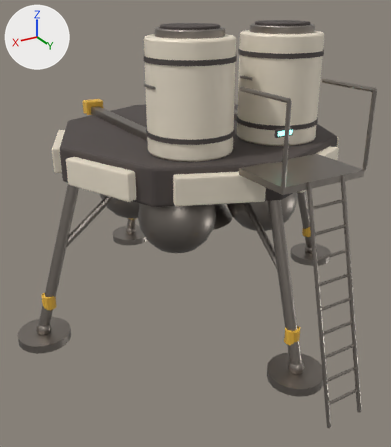
A saved change to the glTF model models/building_lander.glb.
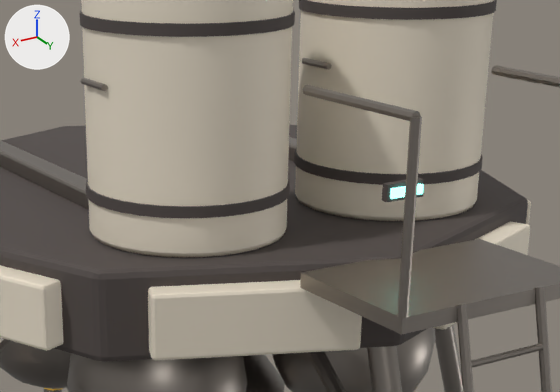
Each version is shown whole from a camera (50 mm lens) standing at (4.16, 6.94, 4.75) and looking at (0.27, 0.45, 1.51), then close up on the part from 28% to 90% of the width and 11% to 49% of the height. Arrows for +X, +Y and +Z are at upper left; the lights stay in place. The older version's two pictures come first. Vertices at exactly the same position are counted once.

Objects in the first close-up: 'detail-col', 'lander-col', 'porch-col', 'splc_a-col', 'splc_b-col'.
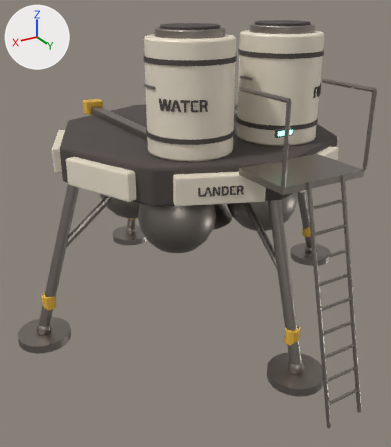
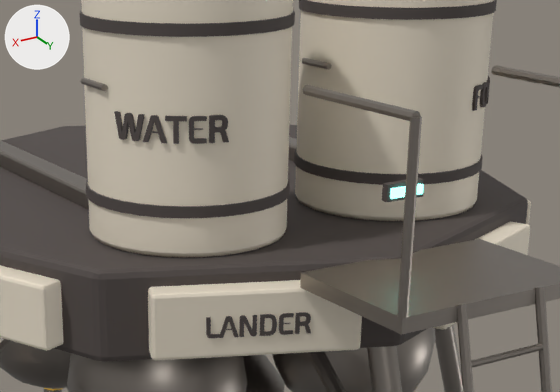
What changed in the scene script:
```text
Change me_detail_col:
    used by ob_detail_col; location = (-0.7, 1.05, 3.106)
    remove me_detail_col.from_pydata(...)  # 1344 vertices, 2572 faces; spans x -0.57..1.97, y -0.56..2.47, z -3.11..1.27
    add me_detail_col.from_pydata(...)  # 4254 vertices, 8568 faces; spans x -1.33..2.73, y -3.08..2.47, z -3.11..1.27
    me_detail_col part 1: 960 vertices added at x 1.24..1.94, y 0.17..0.98, z -0.59..0.49
    me_detail_col part 2: 910 vertices added at x -1.33..-0.16, y -0.51..0.54, z -0.59..0.49
    other edits to the shape of me_detail_col do not show in these pictures
```

What differs and where, as boxes (x1, y1, x2, y2) in the close-ups (560 x 392 px):
part 1 of me_detail_col, added
    after: (114, 111, 311, 338)
part 2 of me_detail_col, added
    after: (472, 76, 490, 111)
